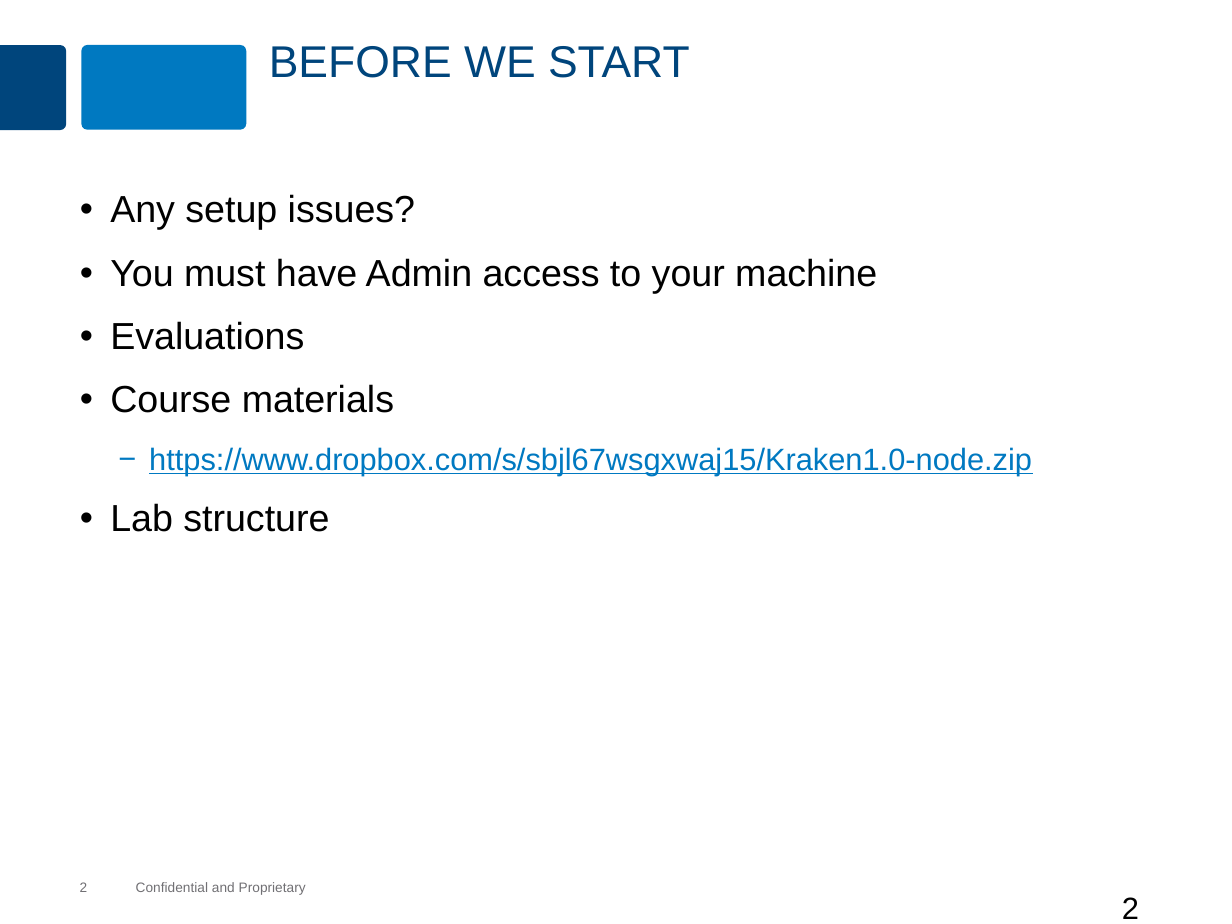
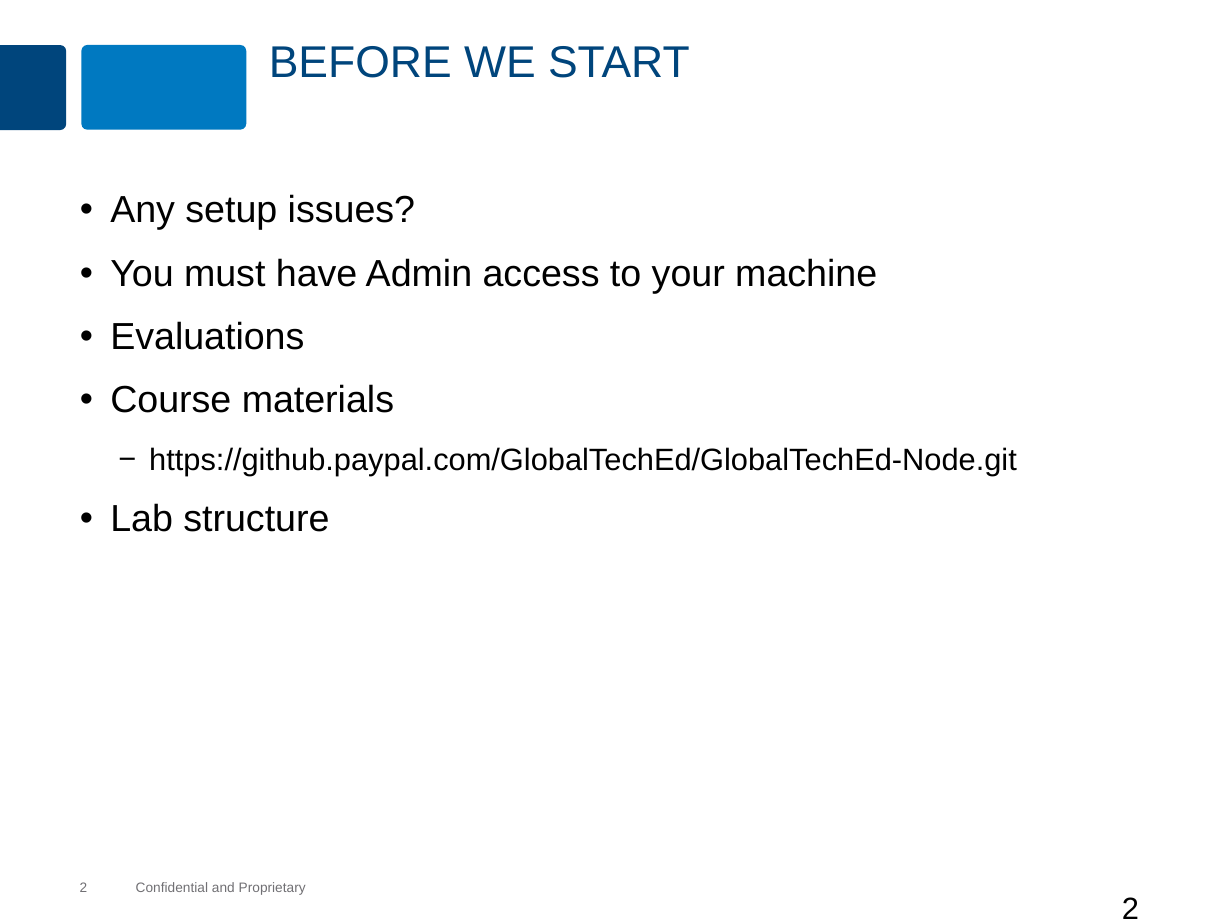
Before and after one commit to MaxMillington/nodePractice, a slide deck: slide 2 of node/lesson-00-agenda/agenda.pptx. Drawn at 1232x924 pixels with LibreOffice and Linux fonts; fonts in the diff are those of the drawing; background and template pictures are left out. Boxes give left, top, right and bottom in pixels: in the first picture for what was removed or moved away, otherwise in the second. Text is boxed around its words. In the diff, an @@ line names an element or a change of style, - is before the commit and + after.

Commit message:
Changed agenda to point to github for the source.

```diff
--- a/node/lesson-00-agenda/agenda.pptx
+++ b/node/lesson-00-agenda/agenda.pptx
@@ text at (149,447,1017,475): text changed; text colour #0079C1 to #000000 @@
-  − https://www.dropbox.com/s/sbjl67wsgxwaj15/Kraken1.0-node.zip
+  − https://github.paypal.com/GlobalTechEd/GlobalTechEd-Node.git
```
Also in this commit, not shown: 1 other file.
